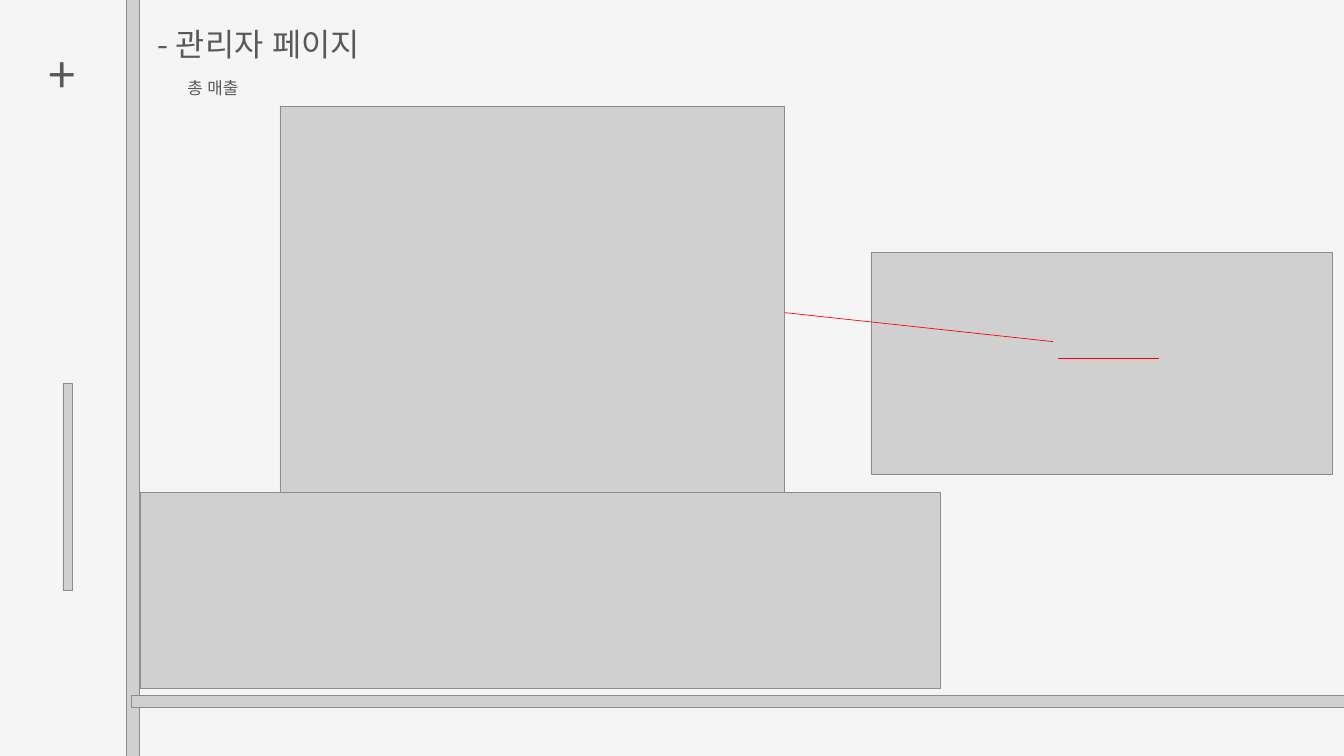
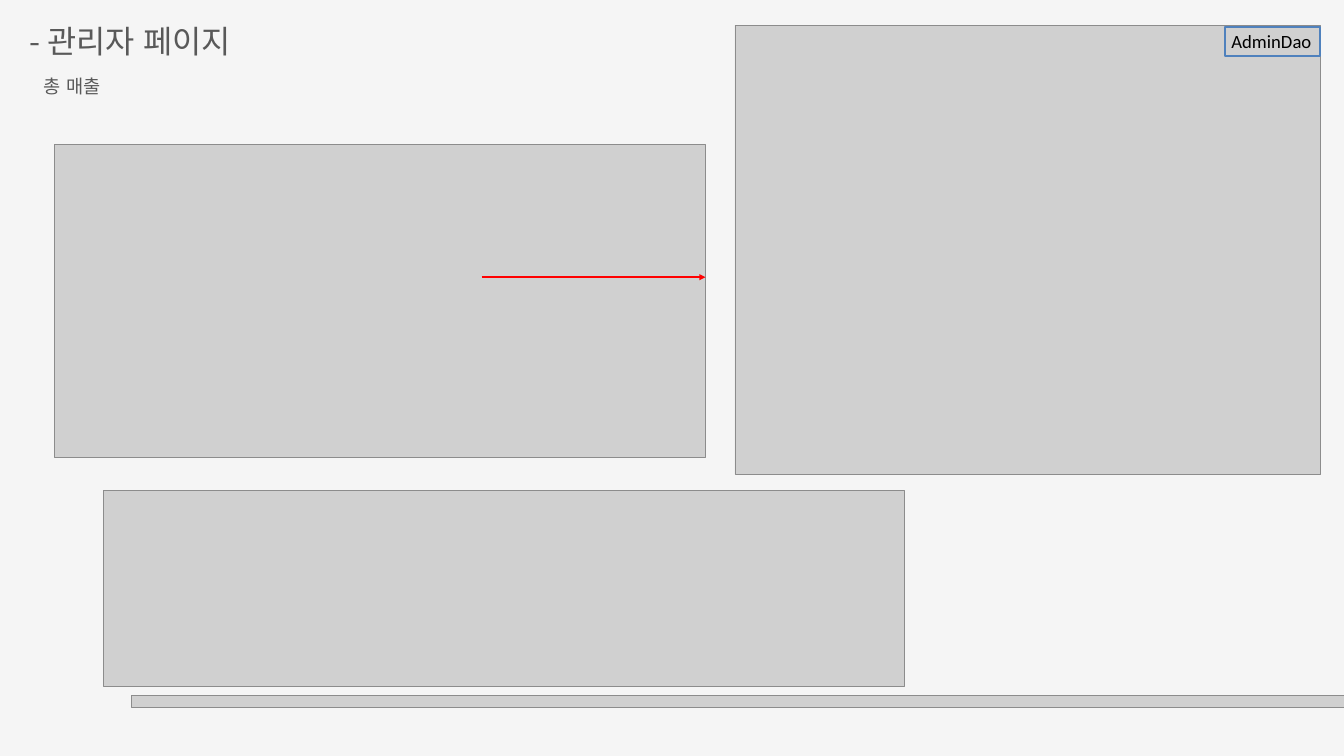
Before and after one commit to Ellie-Jung/IceCream-OrderSystem-mini-project, a slide deck: slide 29 of 나자바아이스크림가게_.pptx. Drawn at 1344x756 pixels with LibreOffice and Linux fonts; fonts in the diff are those of the drawing; grey boxes stand for pictures. Boxes give left, top, right and bottom in pixels: in the first picture for what was removed or moved away, otherwise in the second. Text is boxed around its words. In the diff, an @@ line names an element or a change of style, - is before the commit and + after.

```diff
--- a/나자바아이스크림가게_.pptx
+++ b/나자바아이스크림가게_.pptx
@@ text "- 관리자 페이지": place and size @@
-text "- 관리자 페이지" at (176,30,359,59)
+text "- 관리자 페이지" at (47,27,230,56)
@@ picture removed at (127,0,139,756) @@
@@ picture: place and size @@
-picture at (280,106,784,493)
+picture at (735,26,1321,474)
@@ rectangle added at (1225,27,1320,56), outline #4F81BD 2.25 pt, 20 pt, text #000000 @@
+AdminDao
@@ text removed at (35,40,89,130) @@
-+
@@ text "총 매출": place and size @@
-text "총 매출" at (187,80,238,96)
+text "총 매출" at (44,77,100,95)
@@ text "총 매출" at (44,77,100,95): size 18 to 20 pt @@
@@ picture: place and size @@
-picture at (871,252,1333,474)
+picture at (54,144,706,457)
@@ arrow added from (482, 277) to (706, 277), #FF0000 2.25 pt @@
@@ arrow removed from (1053, 341) to (638, 297) @@
@@ line removed from (1058, 358) to (1159, 358) @@
@@ picture removed at (63,384,73,591) @@
@@ picture: place and size @@
-picture at (140,493,941,689)
+picture at (103,490,905,686)
```
Also in this commit, not shown: 20 other slides changed.
